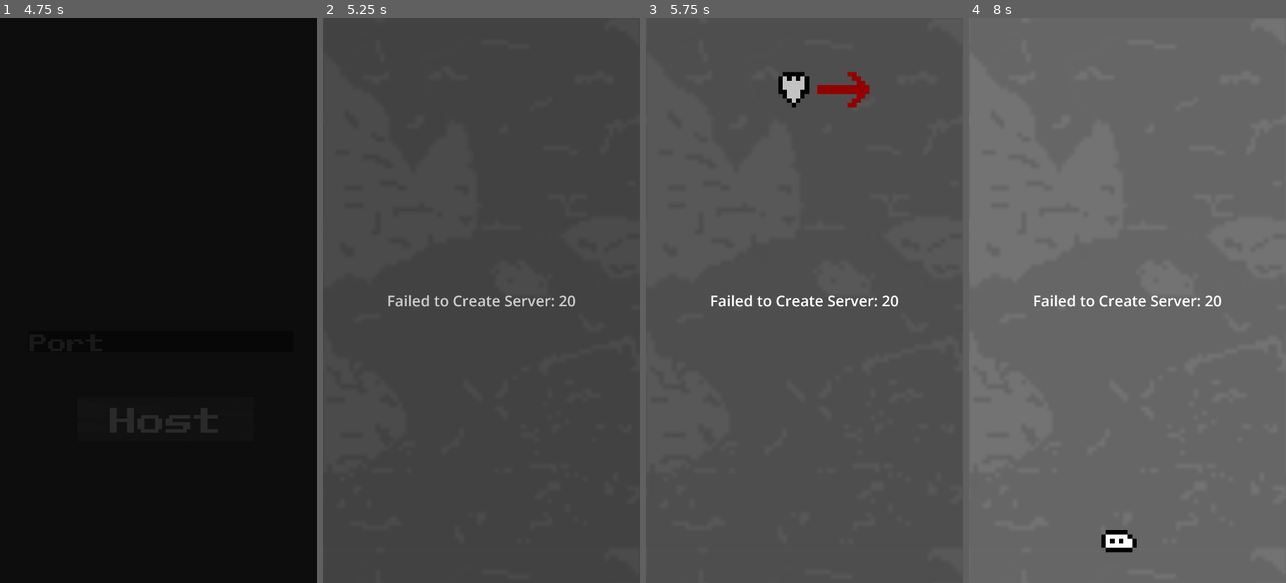
Above: before the commit, frames 1-4 (left to right).
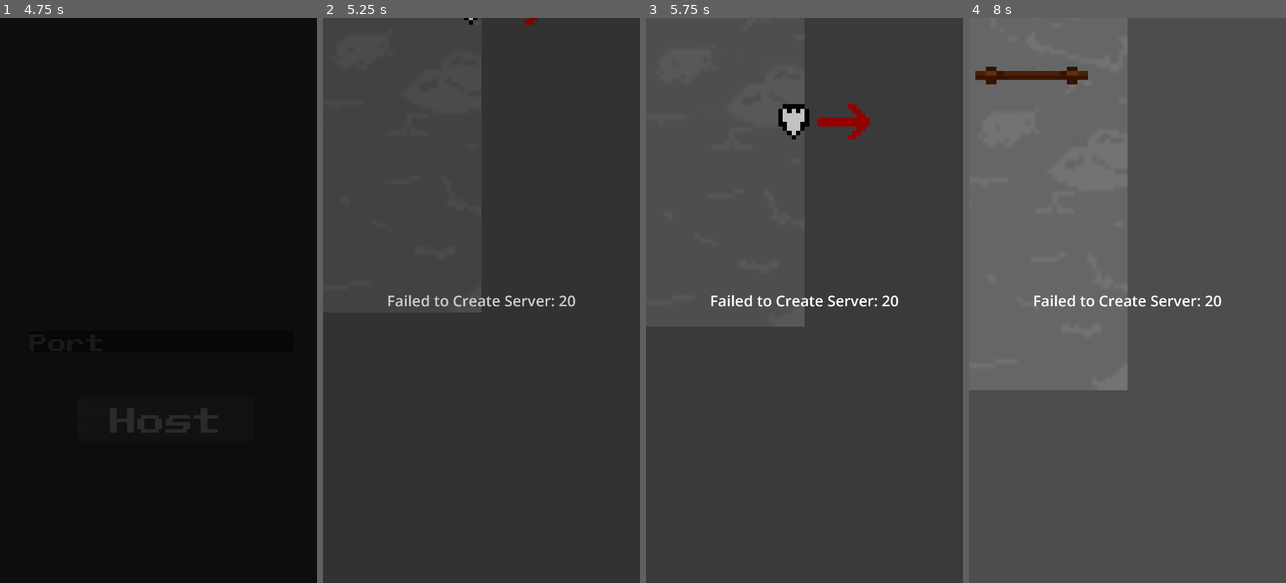
Above: after the commit, the same moments.

Repository: Koloss0/Out-Of-The-Gutter
Game: Godot game, scene res://Scenes/title_page.tscn
Same seed, same stepped clock (60 frames per second), same inputs: the game is played once before the commit and once after it.
Inputs (mouse positions are in pixels of both pictures, inside the frame that each line leads up to):
- Up to frame 1 (4.75 s): click "START" at 0.5 s; move the mouse to (228, 272) at 1.27 s; hold Right (ui_right) 1.28-2.03 s; click (228, 272) at 1.42 s; tap Enter at 2 s; move the mouse to (95, 328) at 2.02 s; hold Left (ui_left) 2.03-2.75 s; click "HOST" at 2.75 s; click (161, 340) at 3.52 s; type "12" at 3.6 s; click "Host" at 4.25 s
- Up to frame 2 (5.25 s): move the mouse to (513, 176) at 5.02 s; hold Right (ui_right) from 5.03 s (still down)
- Up to frame 3 (5.75 s): keep holding Right (ui_right)
- Up to frame 4 (8 s): move the mouse to (1117, 91) at 5.77 s; click (1117, 91) at 5.92 s; move the mouse to (1222, 385) at 6.52 s; release Right (ui_right) at 6.53 s; hold Left (ui_left) from 6.53 s (still down); move the mouse to (1032, 215) at 7.27 s

Frame 1 is identical in both runs. In frame 2, 4.6% of the frame differs, in the area x 0-100%, y 0-98%; in frame 3, 12%; in frame 4, 67%, in the area x 0-100%, y 0-100%.
Error before the commit: Cannot call method 'add_child' on a null value. (res://Scripts/PlatformGenerator.gd:43)

Commit message:
Fix Game Page Parse Errors

Diff:
--- a/Scenes/GamePage.tscn
+++ b/Scenes/GamePage.tscn
@@ -34,6 +34,7 @@
 motion_scale = Vector2(0.8, 0.8)
 
 [node name="BG" type="Sprite2D" parent="World/ParallaxBackground/ParallaxLayer"]
+visible = false
 texture_repeat = 2
 position = Vector2(540, -17280)
 scale = Vector2(15, 15)
@@ -74,7 +75,15 @@
 offset_right = 934.325
 offset_bottom = 39.9469
 
+[node name="Camera2D" type="Camera2D" parent="World/PlayerTracker"]
+unique_name_in_owner = true
+anchor_mode = 0
+
 [node name="Players" type="Node2D" parent="World"]
 
-[node name="PlatformGenerator" type="Node2D" parent="World"]
+[node name="Platforms" type="Node2D" parent="World"]
+
+[node name="PlatformGenerator" type="Node2D" parent="World" node_paths=PackedStringArray("background_node", "platform_node")]
 script = ExtResource("4_ugii6")
+background_node = NodePath("../ParallaxBackground/ParallaxLayer")
+platform_node = NodePath("../Platforms")
--- a/Scripts/PlatformGenerator.gd
+++ b/Scripts/PlatformGenerator.gd
@@ -28,7 +28,7 @@
 	pass
 
 func _process(delta: float) -> void:
-	$Camera2D.position += Vector2(0, -2)
+	%Camera2D.position += Vector2(0, -2)
 
 func generate_map(height : int, seed : int):
 	var random : RandomNumberGenerator = RandomNumberGenerator.new()
